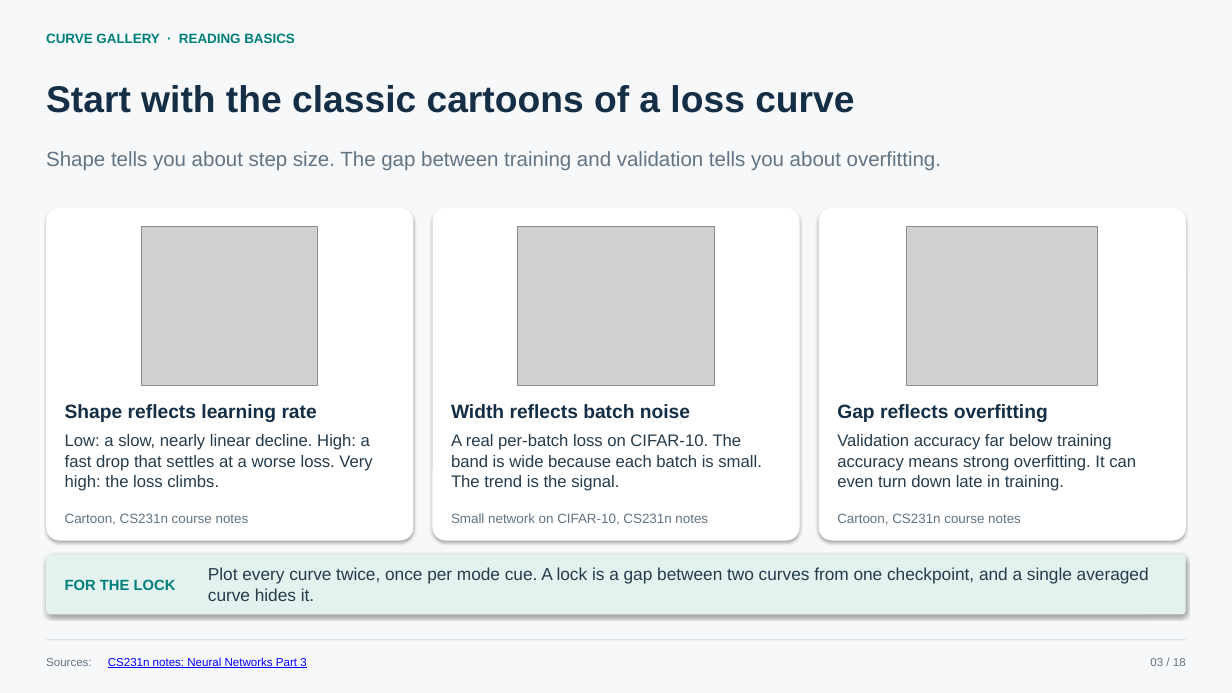
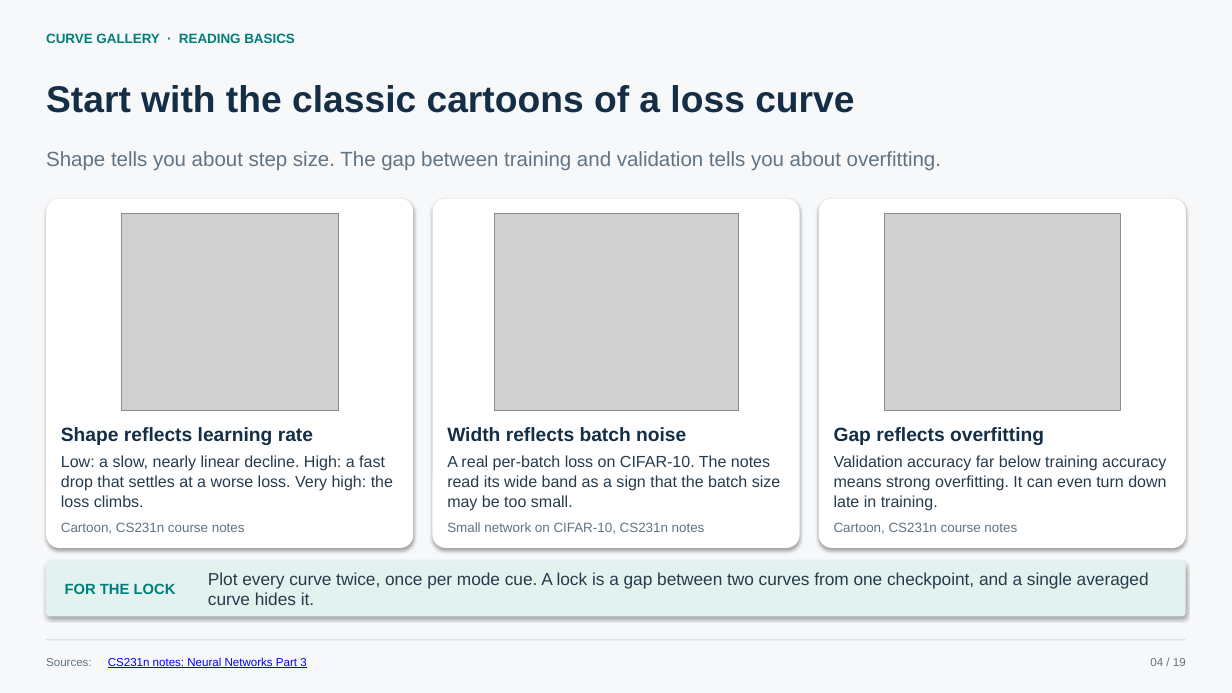
Before and after one commit to lijiawei20161002/model-organism, a slide deck: slide 4 of docs/self_lockdown_techniques.pptx (slide 3 before the commit). Drawn at 1232x693 pixels with LibreOffice and Linux fonts; fonts in the diff are those of the drawing; grey boxes stand for pictures. Boxes give left, top, right and bottom in pixels: in the first picture for what was removed or moved away, otherwise in the second. Text is boxed around its words. In the diff, an @@ line names an element or a change of style, - is before the commit and + after.

```diff
--- a/docs/self_lockdown_techniques.pptx
+++ b/docs/self_lockdown_techniques.pptx
@@ rounded rectangle: place and size @@
-rounded rectangle at <box>46,208,413,541</box>
+rounded rectangle at <box>46,199,413,548</box>
@@ rounded rectangle: place and size @@
-rounded rectangle at <box>433,208,799,541</box>
+rounded rectangle at <box>433,199,799,548</box>
@@ proportions changed in 3 elements at <box>46,199,413,548</box>, <box>433,199,799,548</box>, <box>819,199,1186,548</box> @@
@@ rounded rectangle: place and size @@
-rounded rectangle at <box>819,208,1186,541</box>
+rounded rectangle at <box>819,199,1186,548</box>
@@ picture: place and size @@
-picture at <box>142,226,318,385</box>
+picture at <box>121,213,338,410</box>
@@ picture: place and size @@
-picture at <box>518,226,714,385</box>
+picture at <box>494,213,738,410</box>
@@ picture: place and size @@
-picture at <box>907,226,1098,385</box>
+picture at <box>884,213,1121,410</box>
@@ text "Shape reflects learning rate": place and size @@
-text "Shape reflects learning rate" at <box>65,404,317,422</box>
+text "Shape reflects learning rate" at <box>61,427,313,445</box>
@@ text "Width reflects batch noise": place and size @@
-text "Width reflects batch noise" at <box>451,404,690,418</box>
+text "Width reflects batch noise" at <box>447,427,686,441</box>
@@ text "Gap reflects overfitting": place and size @@
-text "Gap reflects overfitting" at <box>837,404,1048,422</box>
+text "Gap reflects overfitting" at <box>834,427,1044,445</box>
@@ text "Low: a slow, nearly linear ...": place and size @@
-text "Low: a slow, nearly linear ..." at <box>65,434,372,491</box>
+text "Low: a slow, nearly linear ..." at <box>61,455,393,507</box>
@@ text "Low: a slow, nearly linear ..." at <box>61,455,393,507</box>: size 13 to 12.5 pt; line spacing 16.2pt to 15.6pt @@
@@ text at <box>447,455,780,511</box>: text changed; size 13 to 12.5 pt @@
-A real per-batch loss on CIFAR-10. The band is wide because each batch is small. The trend is the signal.
+A real per-batch loss on CIFAR-10. The notes read its wide band as a sign that the batch size may be too small.
@@ text "Validation accuracy far below training ..." at <box>834,455,1166,511</box>: size 13 to 12.5 pt; line spacing 16.2pt to 15.6pt @@
@@ text "Validation accuracy far below training ...": place and size @@
-text "Validation accuracy far below training ..." at <box>837,434,1136,491</box>
+text "Validation accuracy far below training ..." at <box>834,455,1166,511</box>
@@ text "Cartoon, CS231n course notes": place and size @@
-text "Cartoon, CS231n course notes" at <box>65,513,249,525</box>
+text "Cartoon, CS231n course notes" at <box>61,522,245,534</box>
@@ text "Small network on CIFAR-10, CS231n ...": place and size @@
-text "Small network on CIFAR-10, CS231n ..." at <box>451,513,708,525</box>
+text "Small network on CIFAR-10, CS231n ..." at <box>447,522,705,534</box>
@@ text "Cartoon, CS231n course notes": place and size @@
-text "Cartoon, CS231n course notes" at <box>837,513,1021,525</box>
+text "Cartoon, CS231n course notes" at <box>834,522,1017,534</box>
@@ rounded rectangle: place and size @@
-rounded rectangle at <box>46,555,1186,615</box>
+rounded rectangle at <box>46,561,1186,616</box>
@@ text "FOR THE LOCK": place and size @@
-text "FOR THE LOCK" at <box>65,579,176,590</box>
+text "FOR THE LOCK" at <box>65,583,176,594</box>
@@ text "Plot every curve twice, once ...": place and size @@
-text "Plot every curve twice, once ..." at <box>208,567,1149,601</box>
+text "Plot every curve twice, once ..." at <box>208,572,1149,605</box>
@@ text at <box>1150,658,1186,666</box>: text changed @@
-03 / 18
+04 / 19
```
Also in this commit, not shown: 17 other slides changed, 1 slide added.
